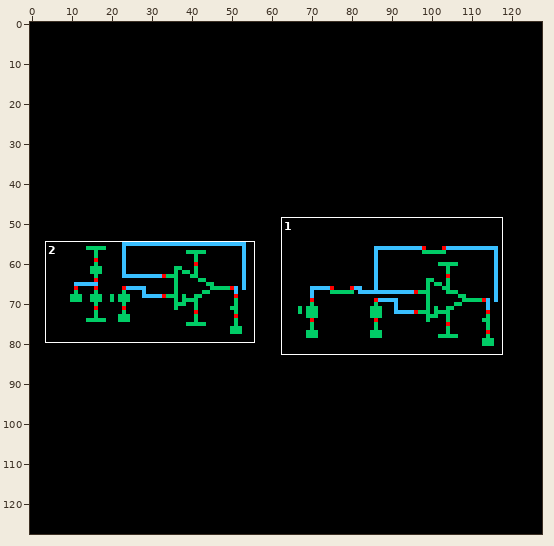
Sprite sheet -- Folded_Cascode_2stage_module_TB_SR_test/schematic/thumbnail_128x128.png. Above, an overview of the earlier version with the close-up marked.
Close-up. Before the commit:
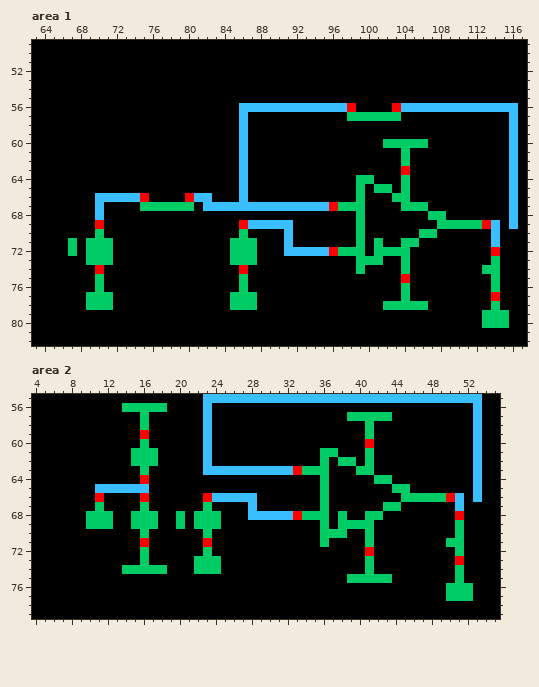
The file is 128x128 pixels. Shown: area 1: x 63..117, y 49..82; area 2: x 4..55, y 55..79.
The same view after the edit:
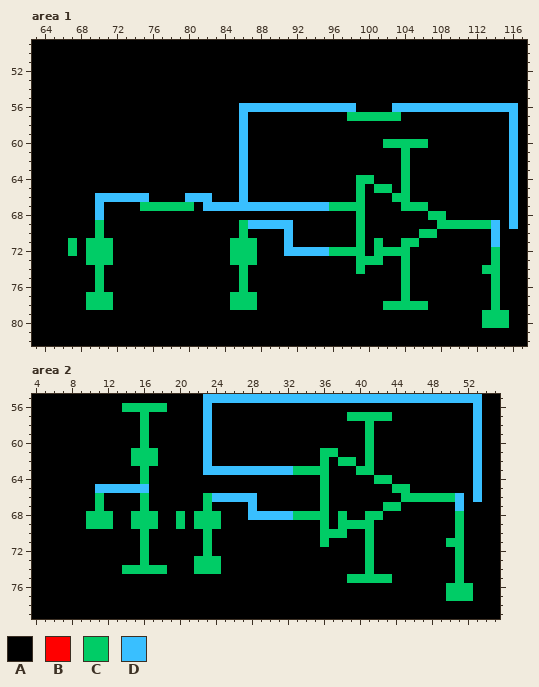
Palette (. is transparent): A #000000  B #ff0000  C #00cc66  D #39bfff
Diff:
Area 1:
y 56: x 98 B -> D; x 103 B -> D
y 63: x 104 B -> C
y 66: x 75 B -> D; x 80 B -> D
y 67: x 96 B -> C
y 69: x 70 B -> C; x 86 B -> C; x 113 B -> C
y 72: x 96 B -> C; x 114 B -> C
y 74: x 70 B -> C; x 86 B -> C
y 75: x 104 B -> C
y 77: x 114 B -> C
Area 2:
y 59: x 16 B -> C
y 60: x 41 B -> C
y 63: x 33 B -> C
y 64: x 16 B -> C
y 66: x 11 B -> C; x 16 B -> C; x 23 B -> C; x 50 B -> C
y 68: x 33 B -> C; x 51 B -> C
y 71: x 16 B -> C; x 23 B -> C
y 72: x 41 B -> C
y 73: x 51 B -> C
